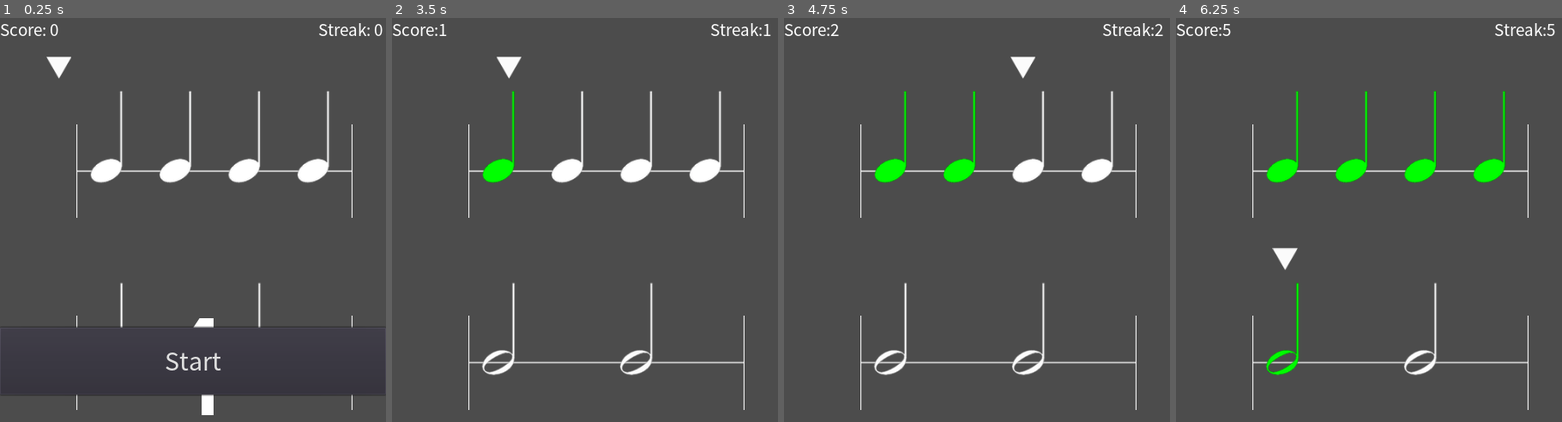
Above: before the commit, frames 1-4 (left to right).
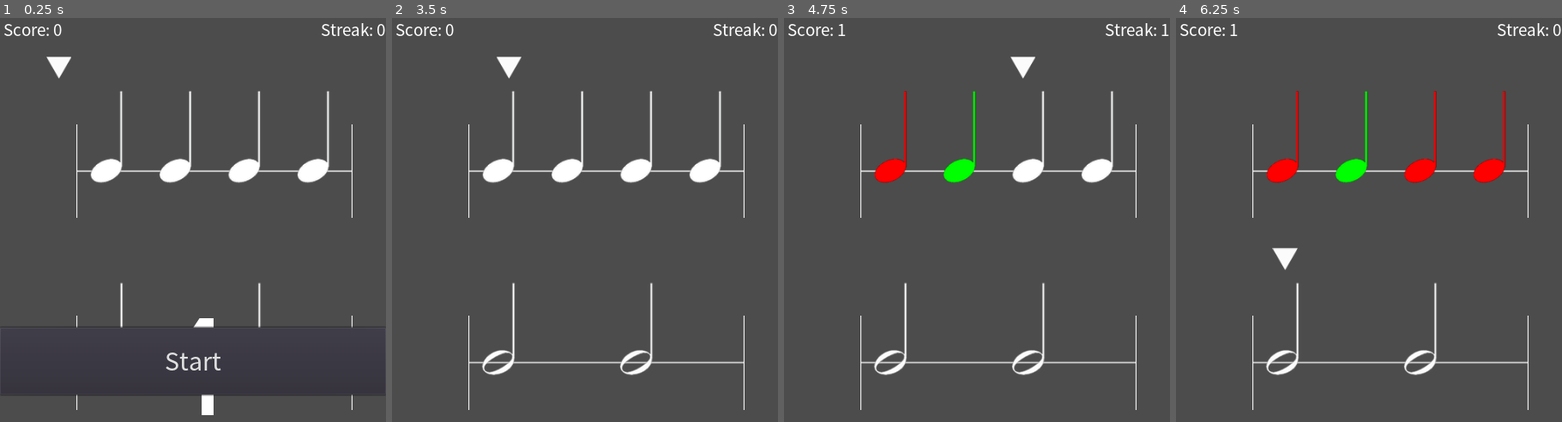
Above: after the commit, the same moments.

Repository: HaMM4R/RhythmTrainGodot
Game: Godot game, scene res://scenes/PlayScene/PlayScene.tscn
Same seed, same stepped clock (60 frames per second), same inputs: the game is played once before the commit and once after it.
Inputs (mouse positions are in pixels of both pictures, inside the frame that each line leads up to):
- Up to frame 1 (0.25 s): no input
- Up to frame 2 (3.5 s): click "Start" at 0.5 s; tap Enter at 1.25 s; move the mouse to (669, 325) at 1.27 s; press the mouse at (669, 325) at 1.28 s; move the mouse to (507, 393) at 2.02 s; release the mouse at (507, 393) at 2.03 s; click (507, 393) at 2.1 s; move the mouse to (623, 211) at 2.77 s; press the mouse at (623, 211) at 2.78 s
- Up to frame 3 (4.75 s): move the mouse to (outside the picture) at 3.52 s; release the mouse at (outside the picture) at 3.53 s; click (outside the picture) at 3.6 s; move the mouse to (outside the picture) at 4.27 s; press the mouse at (outside the picture) at 4.28 s
- Up to frame 4 (6.25 s): move the mouse to (1253, 256) at 5.02 s; release the mouse at (1253, 256) at 5.03 s; click (1253, 256) at 5.1 s; tap Space at 5.75 s; move the mouse to (1388, 361) at 5.77 s; press the mouse at (1388, 361) at 5.78 s

The runs differ from the first frame. In frame 1, 0.6% of the frame differs, in the area x 0-100%, y 1-5%; in frame 2, 1.1%; in frame 3, 1.1%; in frame 4, 2.5%, in the area x 0-100%, y 1-89%.

Commit message:
Added the ability to click notes
- Notes will now turn green when clicked with over the pointer
- Notes will turn red if pointer passes without clicking
- Streak now works correctly

Diff:
--- a/project.godot
+++ b/project.godot
@@ -26,6 +26,14 @@
 window/stretch/mode="2d"
 window/stretch/aspect="expand"
 
+[input]
+
+click={
+"deadzone": 0.5,
+"events": [ Object(InputEventMouseButton,"resource_local_to_scene":false,"resource_name":"","device":0,"alt":false,"shift":false,"control":false,"meta":false,"command":false,"button_mask":0,"position":Vector2( 0, 0 ),"global_position":Vector2( 0, 0 ),"factor":1.0,"button_index":1,"pressed":false,"doubleclick":false,"script":null)
+ ]
+}
+
 [rendering]
 
 environment/default_environment="res://default_env.tres"
--- a/scenes/PlayScene/GUI.gd
+++ b/scenes/PlayScene/GUI.gd
@@ -48,7 +48,7 @@
 	emit_signal("start_countdown")
 
 func update_streak(streak):
-	$StreakLabel.text = str("Streak:", streak)
+	$StreakLabel.text = str("Streak: ", streak)
 
 func update_score(score):
-	$ScoreLabel.text = str("Score:", score)
+	$ScoreLabel.text = str("Score: ", score)
--- a/scenes/PlayScene/GUI.tscn
+++ b/scenes/PlayScene/GUI.tscn
@@ -45,8 +45,9 @@
 }
 
 [node name="ScoreLabel" type="Label" parent="."]
-margin_right = 40.0
-margin_bottom = 14.0
+margin_left = 4.0
+margin_right = 84.0
+margin_bottom = 31.0
 custom_fonts/font = ExtResource( 4 )
 text = "Score: 0"
 __meta__ = {
@@ -61,6 +62,7 @@
 margin_bottom = 31.0
 custom_fonts/font = ExtResource( 4 )
 text = "Streak: 0"
+align = 2
 __meta__ = {
 "_edit_use_anchors_": false
 }
--- a/scenes/PlayScene/Note.tscn
+++ b/scenes/PlayScene/Note.tscn
@@ -30,7 +30,7 @@
 } ]
 
 [sub_resource type="RectangleShape2D" id=2]
-extents = Vector2( 3.8273, 10 )
+extents = Vector2( 22, 10 )
 
 [node name="Note" type="Node2D"]
 script = ExtResource( 1 )
--- a/scenes/PlayScene/PlayScene.gd
+++ b/scenes/PlayScene/PlayScene.gd
@@ -141,6 +141,10 @@
 # Called every PHYSICS process
 # Roughly 60 times a second
 # TODO make the pointer reset to the start
+
+
+
+
 func _physics_process(_delta):
 	if playing:
 		# Increase pointer pos
@@ -166,8 +170,32 @@
 	$MetronomeSound.play()
 
 
-func _on_Pointer_note_hit():
-	score += 1
-	streak += 1
-	$GUI.update_score(score)
-	$GUI.update_streak(streak)
+var inNote
+var clickedNote = false
+
+func _input(event):
+	# On Click
+	if event.is_action_pressed("click"):
+		if inNote:
+			clickedNote = true
+			print("Clicked in note")
+			# Placeholder scoring code
+			score += 1
+			streak += 1
+			$GUI.update_score(score)
+			$GUI.update_streak(streak)
+			$Pointer.noteHit()
+		else:
+			print("Clicked out note")
+
+func _on_Pointer_note_entered():
+	# Flagging if inside note
+	inNote = true
+
+
+func _on_Pointer_note_exited():
+	inNote = false
+	if !clickedNote:
+		streak = 0
+		$GUI.update_streak(streak)
+	clickedNote = false
--- a/scenes/PlayScene/PlayScene.tscn
+++ b/scenes/PlayScene/PlayScene.tscn
@@ -23,7 +23,8 @@
 
 [node name="MetronomeSound" type="AudioStreamPlayer" parent="."]
 stream = ExtResource( 7 )
-[connection signal="note_hit" from="Pointer" to="." method="_on_Pointer_note_hit"]
+[connection signal="note_entered" from="Pointer" to="." method="_on_Pointer_note_entered"]
+[connection signal="note_exited" from="Pointer" to="." method="_on_Pointer_note_exited"]
 [connection signal="sound_metronome" from="GUI" to="." method="_on_GUI_sound_metronome"]
 [connection signal="start_countdown" from="GUI" to="." method="_on_GUI_start_countdown"]
 [connection signal="start_song" from="GUI" to="." method="_on_GUI_start_song"]
--- a/scenes/PlayScene/Pointer.gd
+++ b/scenes/PlayScene/Pointer.gd
@@ -1,8 +1,10 @@
 extends Node2D
 
 signal Pointer_area_entered
-signal note_hit
+signal note_entered
+signal note_exited
 
+var noteIsHit
 # Declare member variables here. Examples:
 # var a = 2
 # var b = "text"
@@ -14,16 +16,29 @@
 
 
 # Called every frame. 'delta' is the elapsed time since the previous frame.
-#func _process(delta):
+# func _process(delta):
 #	pass
 
+var currentNote
 
 func _on_Area2D_area_entered(area):
 	print("Entered note")
-	var noteFound = area.get_parent()
-	noteFound.get_node("AnimatedSprite").modulate = Color(0,1,0)
-	emit_signal("note_hit")
+	emit_signal("note_entered")
+	currentNote = area
 
 
 func _on_Area2D_area_exited(area):
 	print("Exited note")
+	emit_signal("note_exited")
+
+	var noteFound = area.get_parent()
+	# If the note wasn't hit, turn it red
+	if !noteIsHit:
+		noteFound.get_node("AnimatedSprite").modulate = Color(1,0,0)
+	noteIsHit = false
+
+func noteHit():
+	# When the note is hit, turn the note G r e e n
+	var noteFound = currentNote.get_parent()
+	noteFound.get_node("AnimatedSprite").modulate = Color(0,1,0)
+	noteIsHit = true
